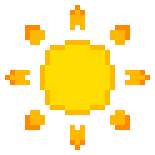
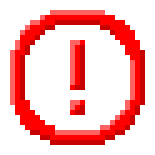
Layers edited between the first and the second 155x155 image:
added layer "Error" above "Default" over [10, 10, 145, 145]
hid "Sunny" over [5, 5, 150, 150]
